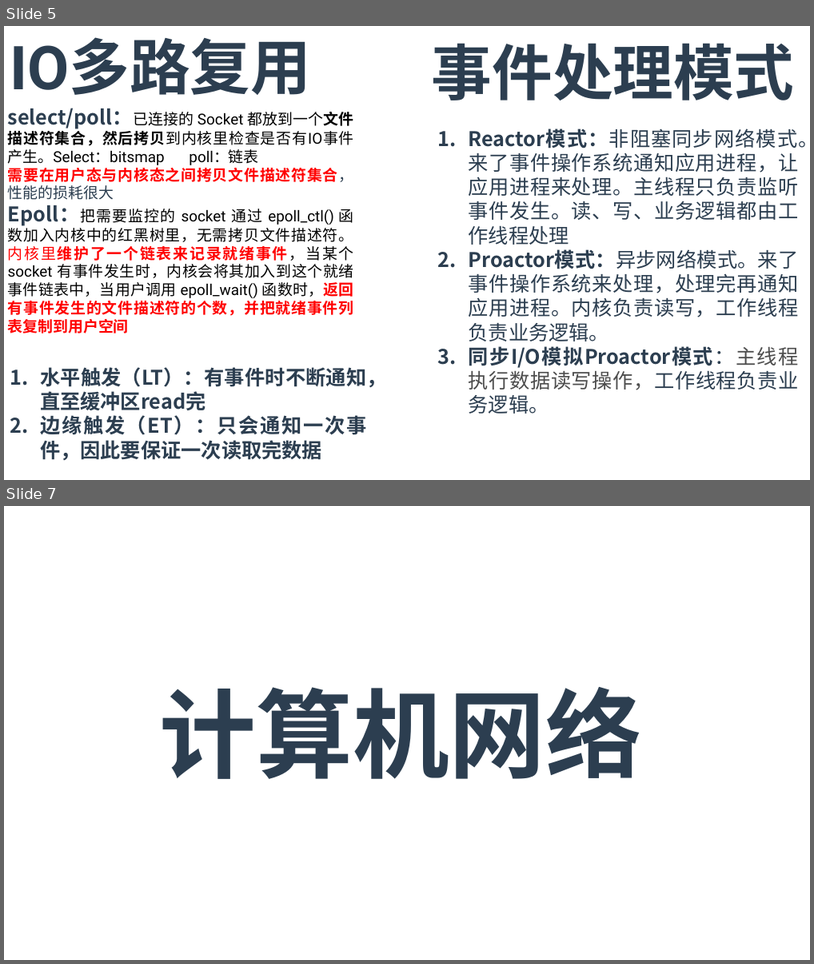
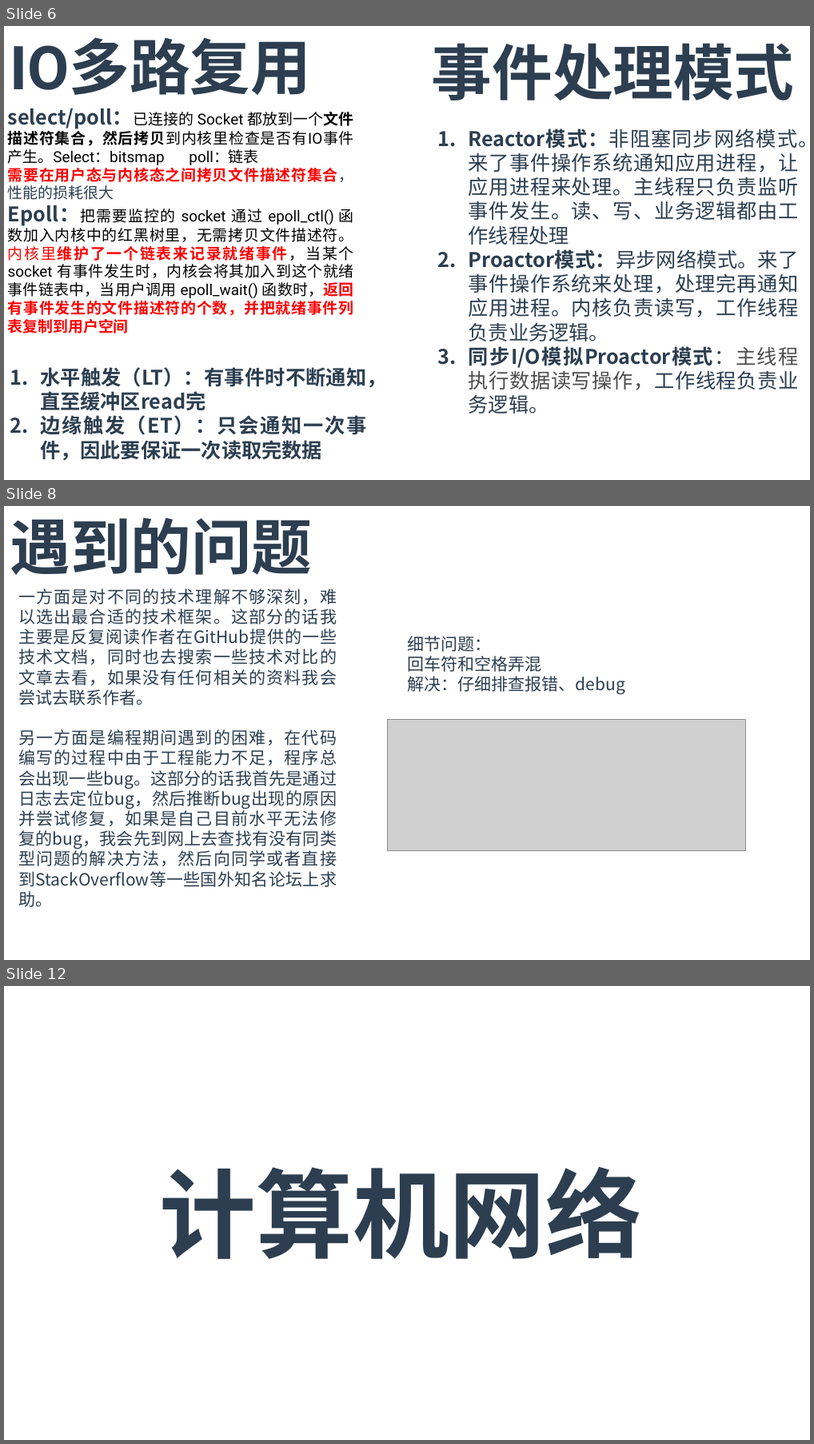
Before and after one commit to T0kisaki-Kurumi/LeetCode, a slide deck: 实习/面试.pptx. Shown one above the other, each under a label of ours: slides 5 and 7 before the commit, slides 6, 8 and 12 after it; the slides between them are not shown. The pictures are 814x964 and 814x1444 pixels, drawn with LibreOffice and Linux fonts; fonts in the diff are those of the drawing; grey boxes stand for pictures. Boxes give left, top, right and bottom in pixels: in the first picture for what was removed or moved away, otherwise in the second. Text is boxed around its words. In the diff, an @@ line names an element or a change of style, - is before the commit and + after.

```diff
--- a/实习/面试.pptx
+++ b/实习/面试.pptx
@@ slide 8 added at [4, 506, 810, 960], background #FFFFFF @@
@@ text added at [10, 518, 312, 575], 72 pt, text #2C3E50, bold @@
+遇到的问题
@@ text added at [18, 588, 337, 907], 20 pt, text #2C3E50 @@
+⼀⽅⾯是对不同的技术理解不够深刻，难以选出最合适的技术框架。这部分的话我主要是反复阅读作者在GitHub提供的⼀些技术⽂档，同时也去搜索⼀些技术对⽐的⽂章去看，如果没有任何相关的资料我会尝试去联系作者。
+另⼀⽅⾯是编程期间遇到的困难，在代码编写的过程中由于⼯程能⼒不⾜，程序总会出现⼀些bug。这部分的话我⾸先是通过⽇志去定位bug，然后推断bug出现的原因并尝试修复，如果是⾃⼰⽬前⽔平⽆法修复的bug，我会先到⽹上去查找有没有同类型问题的解决⽅法，然后向同学或者直接到StackOverflow等⼀些国外知名论坛上求助。
@@ text added at [407, 636, 626, 695], 20 pt, text #2C3E50 @@
+细节问题：
+回车符和空格弄混
+解决：仔细排查报错、debug
@@ picture added at [387, 719, 746, 850] @@
@@ what was slide 5 is now slide 6 @@
@@ what was slide 7 is now slide 12 @@
```
Also in this commit, not shown: 1 slide changed, 4 other slides added.
